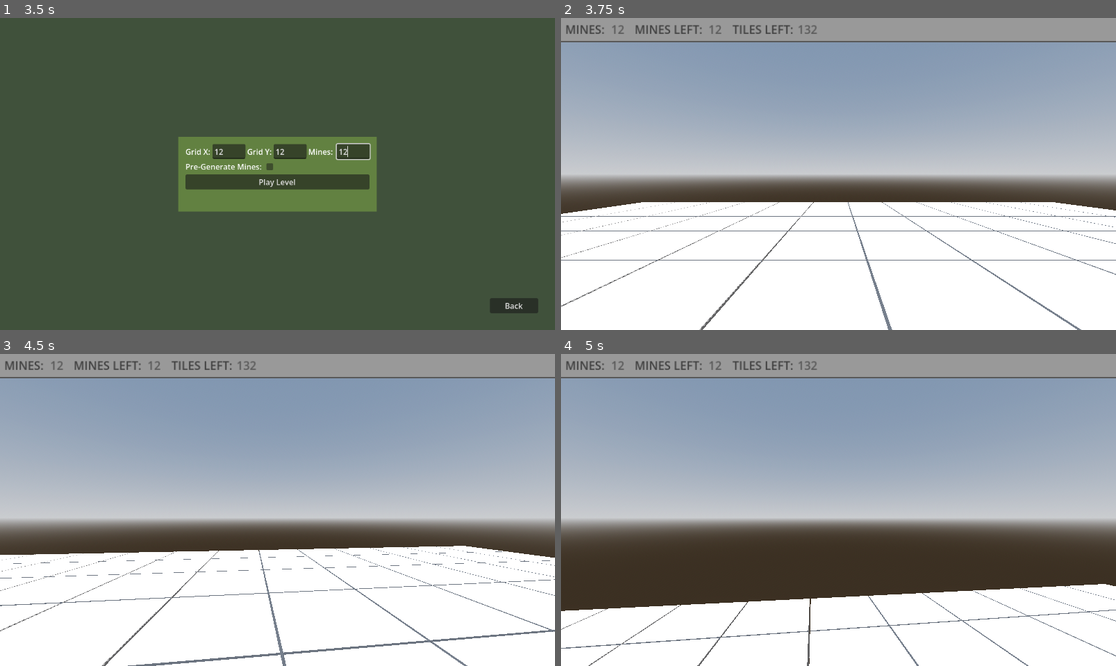
Above: before the commit, frames 1-4 (two rows, left to right).
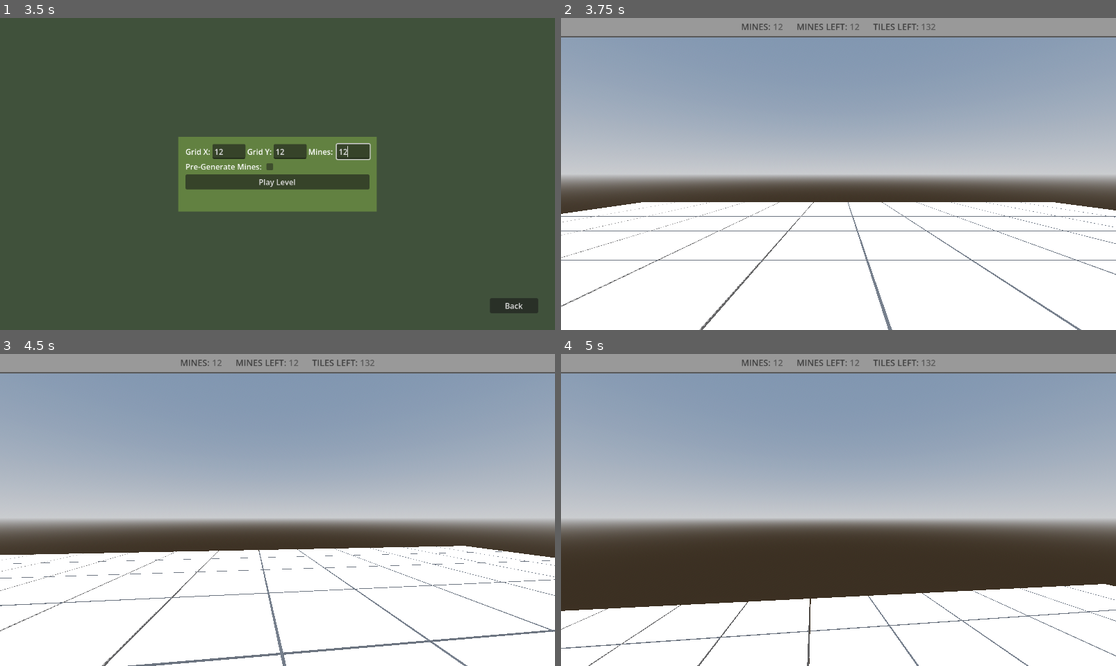
Above: after the commit, the same moments.

Repository: jaFriend/Isosweeper
Game: Godot game, scene res://scenes/main_menu.tscn
The game is run twice, just before and just after one commit, with the same random seed, the same clock (stepped at 60 frames per second) and the same inputs.
Inputs (mouse positions are in pixels of both pictures, inside the frame that each line leads up to):
- Up to frame 1 (3.5 s): click "Levels" at 0.5 s; click "Back" at 1.25 s; click "Custom Level" at 2 s; click (227, 152) at 2.77 s; type "12" at 2.85 s; click (288, 152) at 3 s; type "12" at 3.08 s; click (355, 152) at 3.23 s; type "12" at 3.32 s
- Up to frame 2 (3.75 s): click "Play Level" at 3.5 s
- Up to frame 3 (4.5 s): tap Enter at 4.25 s; move the mouse to (305, 510) at 4.27 s; hold W (movement_forwards) from 4.28 s (still down); right-click (305, 510) at 4.35 s; click (305, 510) at 4.42 s
- Up to frame 4 (5 s): keep holding W (movement_forwards); tap Space (movement_jump) at 4.52 s

Frame 1 is identical in both runs. In frame 2, 2.3% of the frame differs, in the area x 0-100%, y 1-8%; in frame 3, 2.3%; in frame 4, 2.3%.

Commit message:
Fixed Level UI, using containers

Diff:
--- a/scenes/level.tscn
+++ b/scenes/level.tscn
@@ -32,9 +32,9 @@
 outline_size = 8
 outline_color = Color(0, 0, 0, 1)
 
-[sub_resource type="StyleBoxFlat" id="StyleBoxFlat_3wf17"]
+[sub_resource type="StyleBoxFlat" id="StyleBoxFlat_2r41h"]
 border_width_bottom = 3
-border_color = Color(0.3491902, 0.3491902, 0.3491902, 1)
+border_color = Color(0.34901962, 0.34901962, 0.34901962, 1)
 
 [node name="Level" type="Node3D" unique_id=1223777596]
 script = ExtResource("1_w7c3h")
@@ -93,74 +93,65 @@
 anchor_right = 1.0
 grow_horizontal = 2
 
-[node name="Bar" type="Panel" parent="LevelUI" unique_id=768885581]
-custom_minimum_size = Vector2(0, 50)
+[node name="PanelContainer" type="PanelContainer" parent="LevelUI" unique_id=2105011381]
+custom_minimum_size = Vector2(0, 40)
 layout_mode = 1
 anchors_preset = 10
 anchor_right = 1.0
 grow_horizontal = 2
-theme_override_styles/panel = SubResource("StyleBoxFlat_3wf17")
+theme_override_styles/panel = SubResource("StyleBoxFlat_2r41h")
 
-[node name="Mines_text" type="Label" parent="LevelUI" unique_id=1229051996]
-layout_mode = 0
-offset_left = 9.0
-offset_top = 6.0
-offset_right = 66.0
-offset_bottom = 29.0
-scale = Vector2(1.5, 1.5)
+[node name="MarginContainer" type="MarginContainer" parent="LevelUI/PanelContainer" unique_id=1891525397]
+layout_mode = 2
+
+[node name="HBoxContainer" type="HBoxContainer" parent="LevelUI/PanelContainer/MarginContainer" unique_id=1093348575]
+layout_mode = 2
+size_flags_horizontal = 4
+
+[node name="Mines_text" type="Label" parent="LevelUI/PanelContainer/MarginContainer/HBoxContainer" unique_id=1229051996]
+layout_mode = 2
 theme_override_colors/font_color = Color(0.24780053, 0.24780053, 0.24780053, 1)
+theme_override_font_sizes/font_size = 18
 text = "MINES:"
 
-[node name="Mines" type="Label" parent="LevelUI" unique_id=1439774779]
-layout_mode = 0
-offset_left = 98.0
-offset_top = 6.0
-offset_right = 126.0
-offset_bottom = 29.0
-scale = Vector2(1.5, 1.5)
+[node name="Mines" type="Label" parent="LevelUI/PanelContainer/MarginContainer/HBoxContainer" unique_id=1439774779]
+layout_mode = 2
 theme_override_colors/font_color = Color(0.3491902, 0.3491902, 0.3491902, 1)
+theme_override_font_sizes/font_size = 18
 text = "000"
 horizontal_alignment = 1
 
-[node name="MinesLeft_text" type="Label" parent="LevelUI" unique_id=2098212806]
-layout_mode = 0
-offset_left = 153.0
-offset_top = 6.0
-offset_right = 247.0
-offset_bottom = 29.0
-scale = Vector2(1.5, 1.5)
+[node name="Control" type="Control" parent="LevelUI/PanelContainer/MarginContainer/HBoxContainer" unique_id=487074355]
+custom_minimum_size = Vector2(20, 0)
+layout_mode = 2
+
+[node name="MinesLeft_text" type="Label" parent="LevelUI/PanelContainer/MarginContainer/HBoxContainer" unique_id=2098212806]
+layout_mode = 2
 theme_override_colors/font_color = Color(0.24780053, 0.24780053, 0.24780053, 1)
+theme_override_font_sizes/font_size = 18
 text = "MINES LEFT:"
 
-[node name="MinesLeft" type="Label" parent="LevelUI" unique_id=1418452615]
-layout_mode = 0
-offset_left = 300.0
-offset_top = 6.0
-offset_right = 328.0
-offset_bottom = 29.0
-scale = Vector2(1.5, 1.5)
+[node name="MinesLeft" type="Label" parent="LevelUI/PanelContainer/MarginContainer/HBoxContainer" unique_id=1418452615]
+layout_mode = 2
 theme_override_colors/font_color = Color(0.3491902, 0.3491902, 0.3491902, 1)
+theme_override_font_sizes/font_size = 18
 text = "000"
 horizontal_alignment = 1
 
-[node name="TilesLeft_text" type="Label" parent="LevelUI" unique_id=2052262330]
-layout_mode = 0
-offset_left = 356.0
-offset_top = 6.0
-offset_right = 442.0
-offset_bottom = 29.0
-scale = Vector2(1.5, 1.5)
+[node name="Control2" type="Control" parent="LevelUI/PanelContainer/MarginContainer/HBoxContainer" unique_id=843304299]
+custom_minimum_size = Vector2(20, 0)
+layout_mode = 2
+
+[node name="TilesLeft_text" type="Label" parent="LevelUI/PanelContainer/MarginContainer/HBoxContainer" unique_id=2052262330]
+layout_mode = 2
 theme_override_colors/font_color = Color(0.24780053, 0.24780053, 0.24780053, 1)
+theme_override_font_sizes/font_size = 18
 text = "TILES LEFT:"
 
-[node name="TilesLeft" type="Label" parent="LevelUI" unique_id=1412899579]
-layout_mode = 0
-offset_left = 491.0
-offset_top = 6.0
-offset_right = 519.0
-offset_bottom = 29.0
-scale = Vector2(1.5, 1.5)
+[node name="TilesLeft" type="Label" parent="LevelUI/PanelContainer/MarginContainer/HBoxContainer" unique_id=1412899579]
+layout_mode = 2
 theme_override_colors/font_color = Color(0.3491902, 0.3491902, 0.3491902, 1)
+theme_override_font_sizes/font_size = 18
 text = "000"
 horizontal_alignment = 1
 
--- a/scripts/level.gd
+++ b/scripts/level.gd
@@ -3,7 +3,11 @@
 @onready var numbers_grid_map: GridMap = $NumbersGridMap
 @onready var tiles_grid_map: GridMap = $TilesGridMap
 @onready var flags_grid_map: GridMap = $FlagsGridMap
-@onready var level_pause_menu = get_node("LevelPauseMenu")
+@onready var mines_label: Label = $LevelUI/PanelContainer/MarginContainer/HBoxContainer/Mines
+@onready var mines_left_label: Label = $LevelUI/PanelContainer/MarginContainer/HBoxContainer/MinesLeft
+@onready var tiles_left_label: Label = $LevelUI/PanelContainer/MarginContainer/HBoxContainer/TilesLeft
+
+@onready var level_pause_menu = $LevelPauseMenu
 var pause_menu_state: bool = false:
 	set(value):
 		pause_menu_state = value
@@ -63,9 +67,7 @@
 	cells_shown = 0
 	cells_left = width * height - mines
 	mines_left = mines
-	var mines_label = get_node("LevelUI/Mines")
-	var mines_left_label = get_node("LevelUI/MinesLeft")
-	var tiles_left_label = get_node("LevelUI/TilesLeft")
+
 	tiles_left_label.text = str(cells_left)
 	mines_label.text = str(mines)
 	mines_left_label.text = str(mines_left)
@@ -85,18 +87,18 @@
 	grid_level.flag(grid_pos)
 
 func _flag_cell(pos: Vector2i, flag: bool):
-	var tiles_left_label = get_node("LevelUI/MinesLeft")
+
 	var grid_map_pos: Vector3i = Vector3i(pos.x - self.width / 2 + 1, 0, pos.y - self.height / 2 + 1)
 	if flag:
 		flags_grid_map.set_cell_item(grid_map_pos, self.flag_revealed, 10)
 		mines_left -= 1
 		if mines_left >= 0:
-			tiles_left_label.text = str(mines_left)
+			mines_left_label.text = str(mines_left)
 	else:
 		flags_grid_map.set_cell_item(grid_map_pos, self.flag_hidden, 10)
 		mines_left += 1
 		if mines_left >= 0:
-			tiles_left_label.text = str(mines_left)
+			mines_left_label.text = str(mines_left)
 
 func _reveal_cell(pos: Vector2i):
 	var grid_map_pos: Vector3i = Vector3i(pos.x - self.width / 2 + 1, 0, pos.y - self.height / 2 + 1)
@@ -105,7 +107,6 @@
 	numbers_grid_map.set_cell_item(grid_map_pos, grid_level.grid[pos.x][pos.y].mines - 1, 12)
 	tiles_grid_map.set_cell_item(grid_map_pos, self.tile_revealed, 0)
 
-	var tiles_left_label = get_node("./LevelUI/TilesLeft")
 	tiles_left_label.text = str(cells_left - cells_shown)
 
 	if cells_shown == cells_left:
